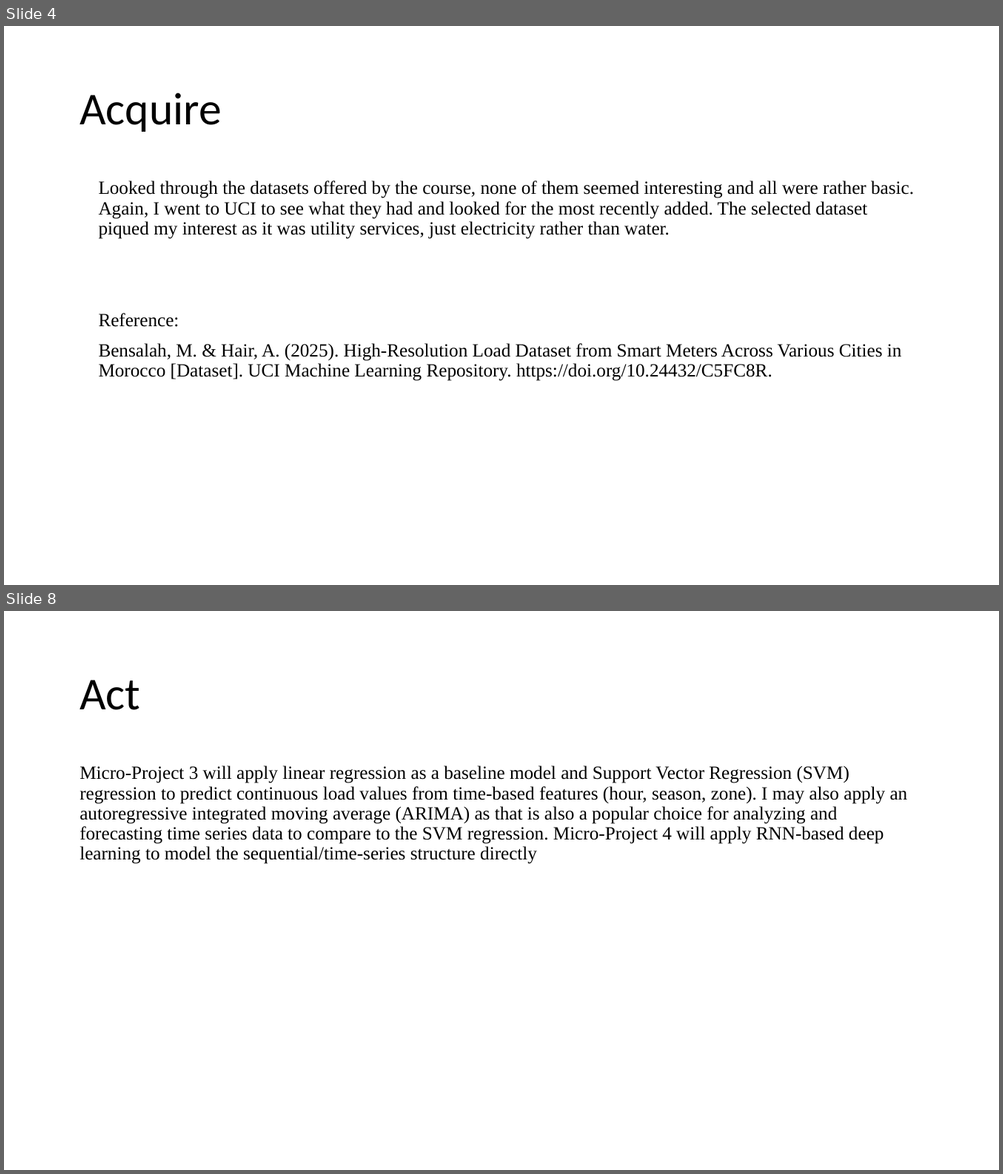
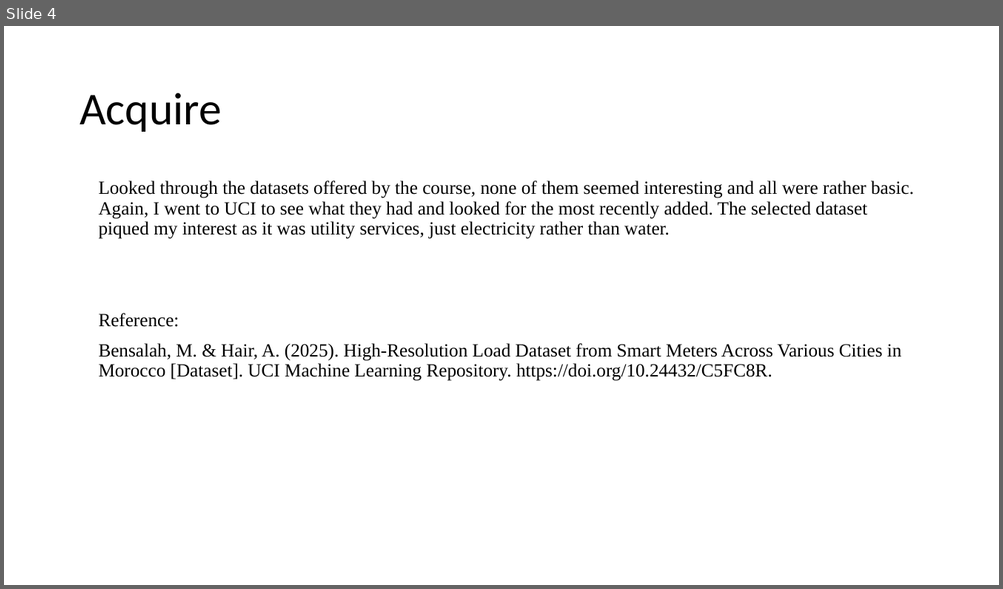
Before and after one commit to Foxman301/ANA500Project, a slide deck: ANA500_Micro-Project_JonathanEspedal.pptx. Shown one above the other, each under a label of ours: slides 4 and 8 before the commit, slide 4 after it; the slides between them are not shown. The pictures are 1003x1174 and 1003x589 pixels, drawn with LibreOffice and Linux fonts; fonts in the diff are those of the drawing. Boxes give left, top, right and bottom in pixels: in the first picture for what was removed or moved away, otherwise in the second. Text is boxed around its words. In the diff, an @@ line names an element or a change of style, - is before the commit and + after.

```diff
--- a/ANA500_Micro-Project_JonathanEspedal.pptx
+++ b/ANA500_Micro-Project_JonathanEspedal.pptx
@@ slide 8 removed at (x1=4, y1=611, x2=999, y2=1170), background #FFFFFF @@
@@ title removed at (x1=79, y1=680, x2=140, y2=710) @@
-Act
@@ text removed at (x1=79, y1=766, x2=908, y2=864) @@
-Micro-Project 3 will apply linear regression as a baseline model and Support Vector Regression (SVM) regression to predict continuous load values from time-based features (hour, season, zone). I may also apply an autoregressive integrated moving average (ARIMA) as that is also a popular choice for analyzing and forecasting time series data to compare to the SVM regression. Micro-Project 4 will apply RNN-based deep learning to model the sequential/time-series structure directly
```
Also in this commit, not shown: 3 slides changed, 3 slides added, 1 other file.
